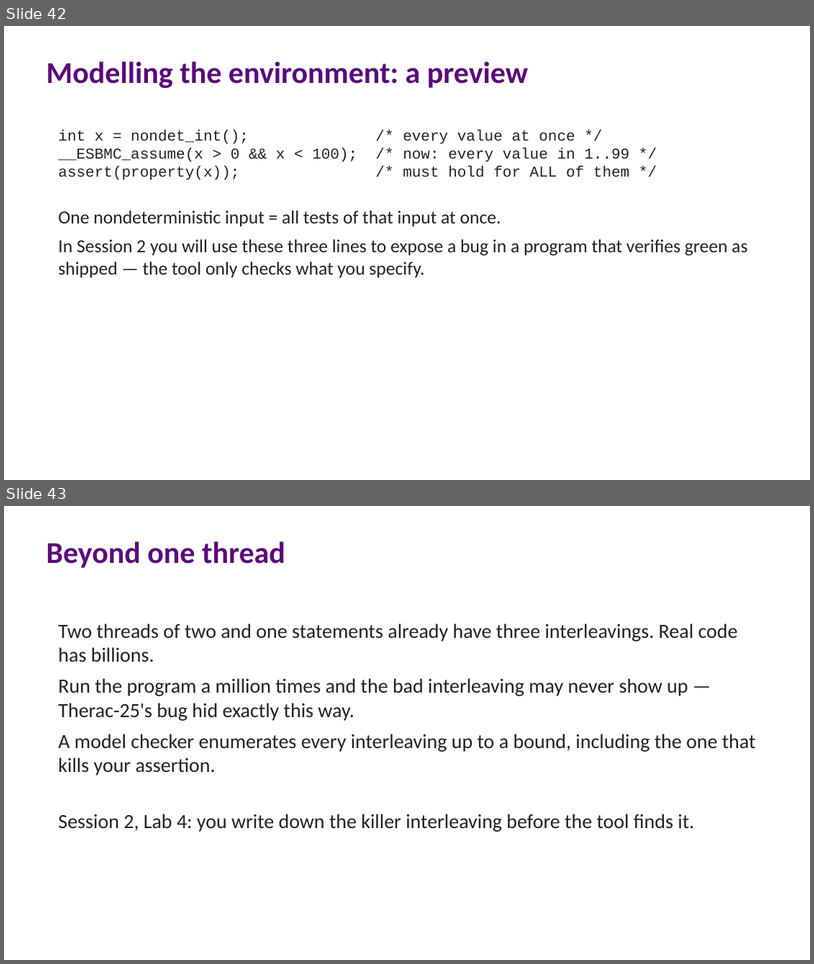
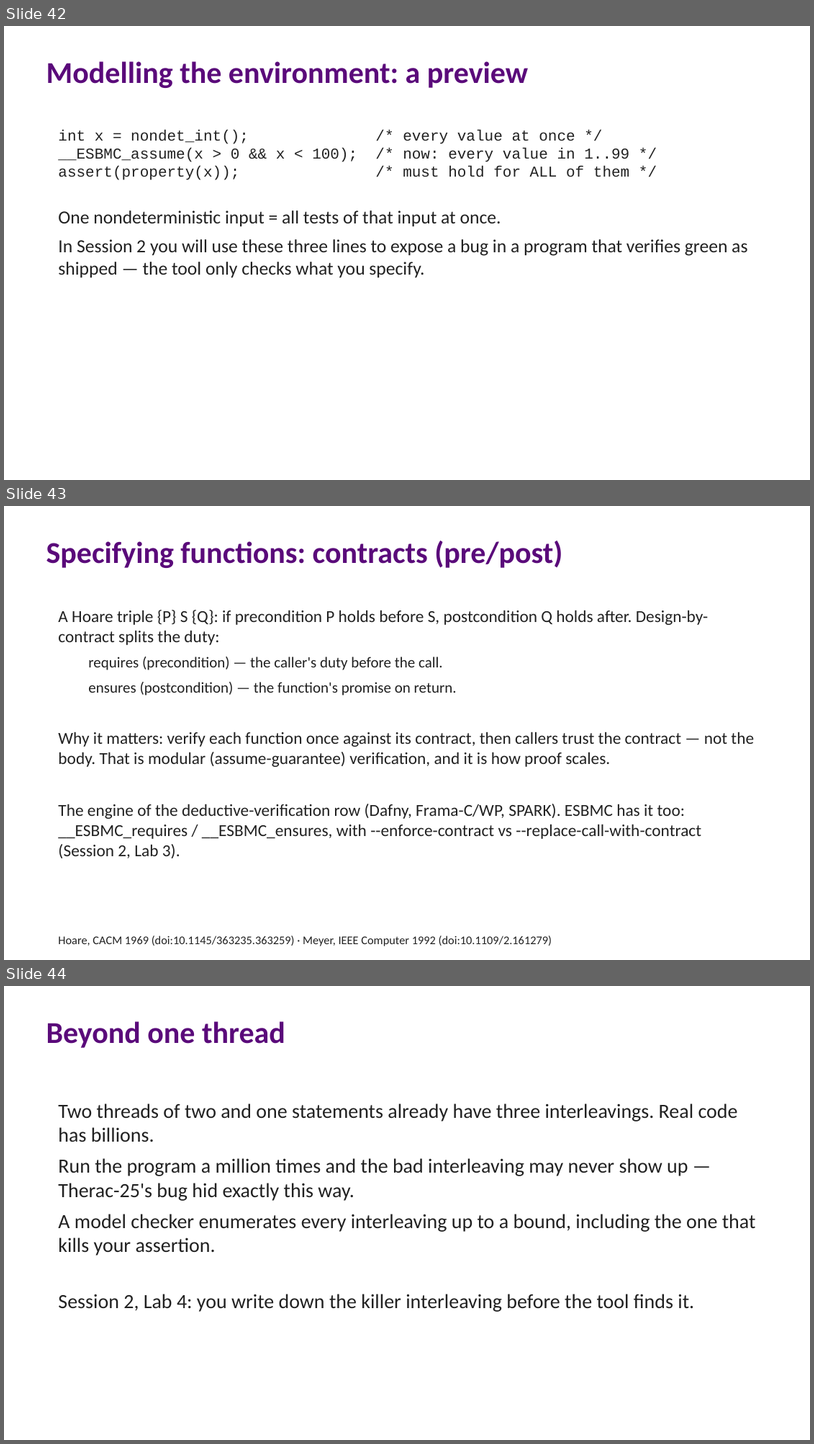
Before and after one commit to lucasccordeiro/unifei, a slide deck: slides/session1/01-session1-fundamentals.pptx. Shown one above the other, each under a label of ours: slides 42 and 43 before the commit, slides 42, 43 and 44 after it. The pictures are 814x964 and 814x1444 pixels, drawn with LibreOffice and Linux fonts; fonts in the diff are those of the drawing. Boxes give left, top, right and bottom in pixels: in the first picture for what was removed or moved away, otherwise in the second. Text is boxed around its words. In the diff, an @@ line names an element or a change of style, - is before the commit and + after.

Commit message:
Add function contracts: Lab 3 exercise + Session 1 foundation
New labs/lab3/contract.c (clamp with a seeded ensures bug) teaches function
contracts: --enforce-contract finds the violation, the fix verifies, and
--replace-call-with-contract demonstrates modular reasoning (all verified on
ESBMC 8.3.0). Add a Session 2 Lab 3 slide and a Session 1 foundation slide
(Hoare triples + design-by-contract), README Part 3, and ledger rows.

Citations on the S1 slide verified via citation-verifier against DBLP:
Hoare, CACM 1969 (doi:10.1145/363235.363259); Meyer, IEEE Computer 1992
(doi:10.1109/2.161279).

```diff
--- a/slides/session1/01-session1-fundamentals.pptx
+++ b/slides/session1/01-session1-fundamentals.pptx
@@ slide 43 added at <box>4,506,810,960</box>, background #FFFFFF @@
@@ text added at <box>46,541,563,568</box>, 36 pt, text #5A0A7A, bold @@
+Specifying functions: contracts (pre/post)
@@ text added at <box>58,610,754,858</box>, 20 pt, text #212121 @@
+A Hoare triple {P} S {Q}: if precondition P holds before S, postcondition Q holds after. Design-by-contract splits the duty:
+  requires (precondition) — the caller's duty before the call.
+  ensures (postcondition) — the function's promise on return.
+Why it matters: verify each function once against its contract, then callers trust the contract — not the body. That is modular (assume-guarantee) verification, and it is how proof scales.
+The engine of the deductive-verification row (Dafny, Frama-C/WP, SPARK). ESBMC has it too: __ESBMC_requires / __ESBMC_ensures, with --enforce-contract vs --replace-call-with-contract (Session 2, Lab 3).
@@ text added at <box>58,935,552,946</box>, 14 pt, text #212121 @@
+Hoare, CACM 1969 (doi:10.1145/363235.363259) · Meyer, IEEE Computer 1992 (doi:10.1109/2.161279)
@@ what was slide 43 is now slide 44 @@
```
Also in this commit, not shown: 8 other files.
